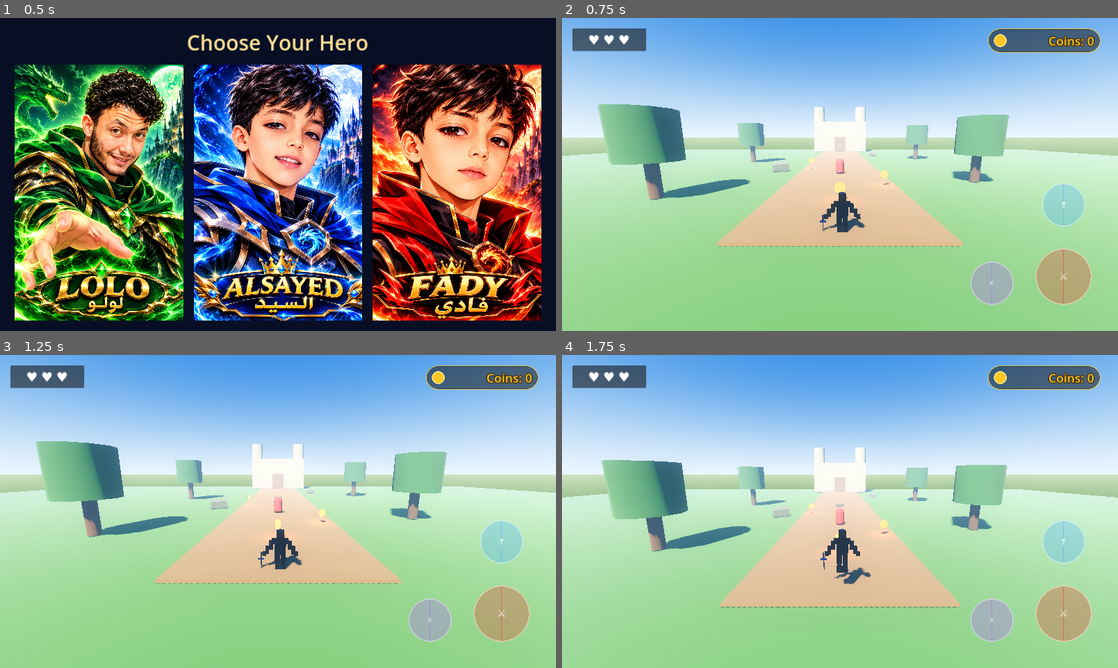
Above: before the commit, frames 1-4 (two rows, left to right).
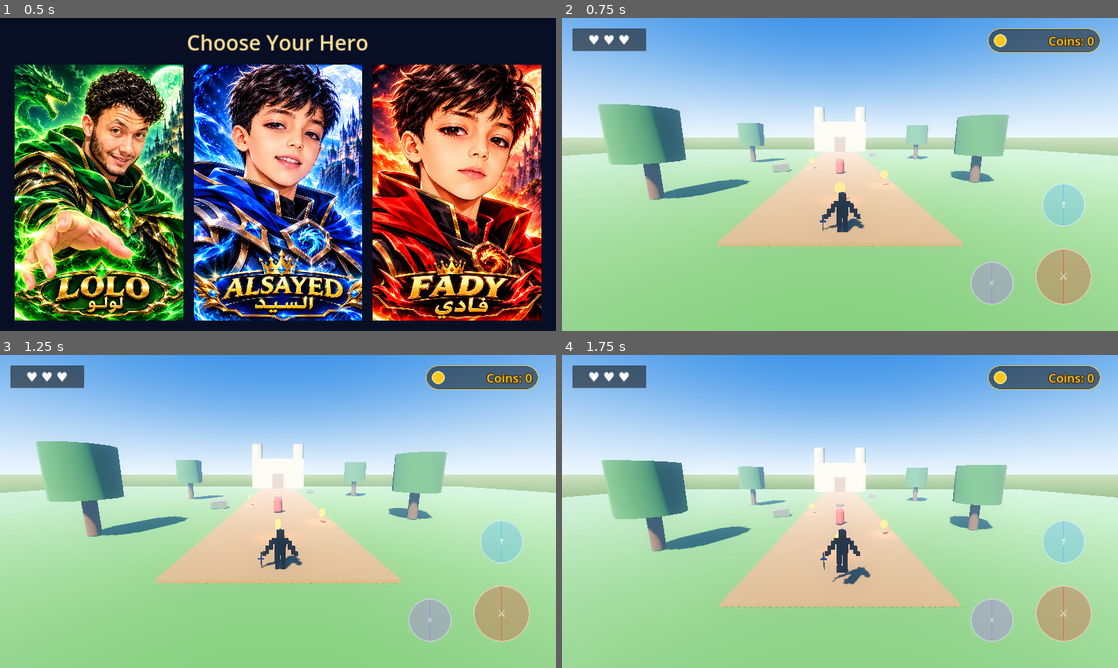
Above: after the commit, the same moments.

Repository: lolofadywaleed-hash/LostTreasureKingdom-Final
Game: Godot game, scene res://scenes/character_select.tscn
The game is run twice, just before and just after one commit, with the same random seed, the same clock (stepped at 60 frames per second) and the same inputs.
Inputs (mouse positions are in pixels of both pictures, inside the frame that each line leads up to):
- Up to frame 1 (0.5 s): no input
- Up to frame 2 (0.75 s): click (662, 193) at 0.5 s
- Up to frame 3 (1.25 s): no input
- Up to frame 4 (1.75 s): click "↑" at 1.25 s

Frame 1 is identical in both runs. In frame 2, 0.2% of the frame differs, in the area x 15-78%, y 41-74%; in frame 3, 0.2%; in frame 4, 0.3%, in the area x 15-78%, y 42-81%.

Commit message:
Use Godot DirectionalLight3D shadow distance property

Diff:
--- a/scenes/main.tscn
+++ b/scenes/main.tscn
@@ -89,7 +89,7 @@
 light_color = Color(1.0, 0.78, 0.48, 1)
 light_energy = 1.45
 shadow_enabled = true
-shadow_max_distance = 60.0
+directional_shadow_max_distance = 60.0
 directional_shadow_mode = 2
 light_angular_distance = 1.5
 shadow_blur = 1.2
